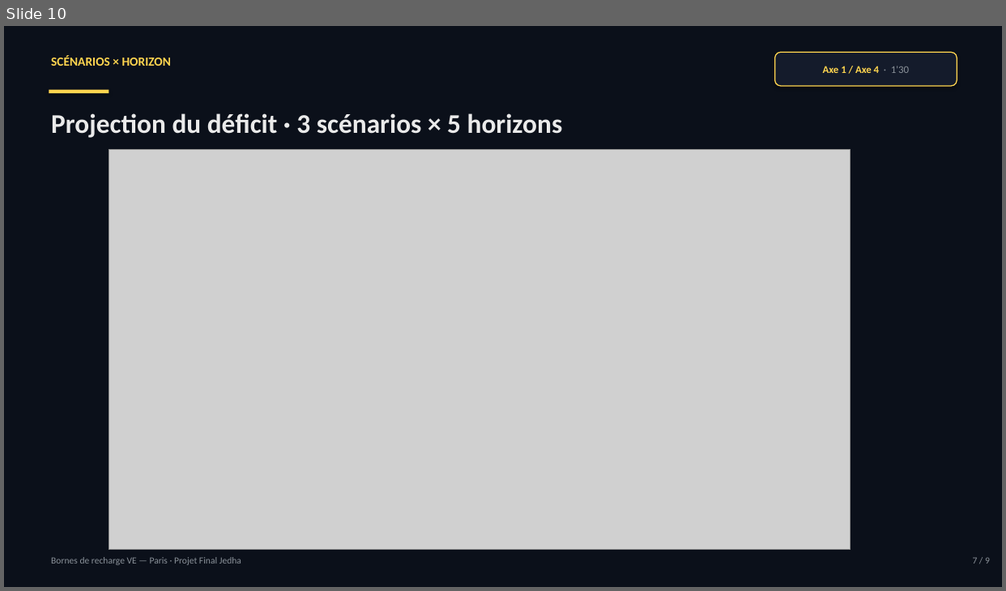
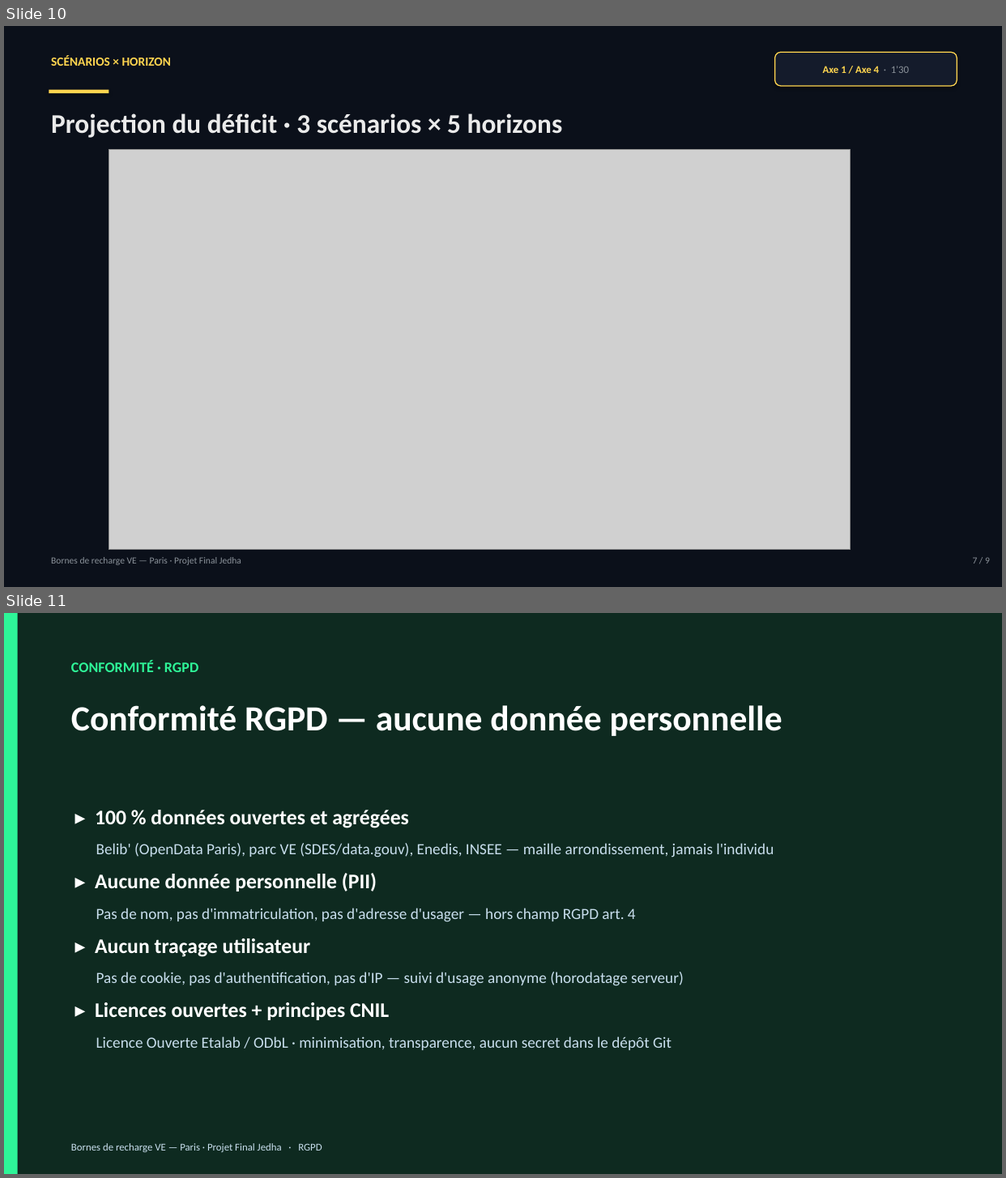
Before and after one commit to aymericlahonde-dotcom/cdsd-b6-paris-bornes, a slide deck: presentation/Presentation_Paris_Bornes.pptx. Shown one above the other, each under a label of ours: slide 10 before the commit, slides 10 and 11 after it. The pictures are 1006x591 and 1006x1178 pixels, drawn with LibreOffice and Linux fonts; fonts in the diff are those of the drawing; grey boxes stand for pictures. Boxes give left, top, right and bottom in pixels: in the first picture for what was removed or moved away, otherwise in the second. Text is boxed around its words. In the diff, an @@ line names an element or a change of style, - is before the commit and + after.

Commit message:
Monitoring intégré + dossier réaligné (RGPD, budget, cible vs MVP) + Q&A jury
- App : nouvel onglet Suivi & monitoring (qualité données, résultats modèle, usage anonyme)
- Dossier docx : sections RGPD (ch.11), Budget (ch.12), mise au point architecture cible vs MVP livré (ch.13) ; MLflow reclassé en cible, monitoring réel décrit
- Présentation : slides Conformité RGPD et Budget avant Merci
- README : RGPD + monitoring ; PREPARE_JURY.md (Q&A soutenance)

```diff
--- a/presentation/Presentation_Paris_Bornes.pptx
+++ b/presentation/Presentation_Paris_Bornes.pptx
@@ slide 11 added at [4,613,1002,1174], background #FFFFFF @@
@@ rectangle added at [4,613,1002,1174], fill #0E2A20 @@
@@ rectangle added at [4,613,18,1174], fill #2EF598 @@
@@ text added at [71,660,198,672], 14 pt, text #2EF598, bold @@
+CONFORMITÉ · RGPD
@@ text added at [71,705,782,736], 34 pt, text #FFFFFF, bold @@
+Conformité RGPD — aucune donnée personnelle
@@ text added at [95,810,774,1050], 15 pt, text #C8DEED @@
+▸ 100 % données ouvertes et agrégées
+Belib' (OpenData Paris), parc VE (SDES/data.gouv), Enedis, INSEE — maille arrondissement, jamais l'individu
+▸ Aucune donnée personnelle (PII)
+Pas de nom, pas d'immatriculation, pas d'adresse d'usager — hors champ RGPD art. 4
+▸ Aucun traçage utilisateur
+Pas de cookie, pas d'authentification, pas d'IP — suivi d'usage anonyme (horodatage serveur)
+▸ Licences ouvertes + principes CNIL
+Licence Ouverte Etalab / ODbL · minimisation, transparence, aucun secret dans le dépôt Git
@@ text added at [71,1144,322,1152], 10 pt, text #C8DEED @@
+Bornes de recharge VE — Paris · Projet Final Jedha · RGPD
```
Also in this commit, not shown: 1 other slide added, 5 other files.
